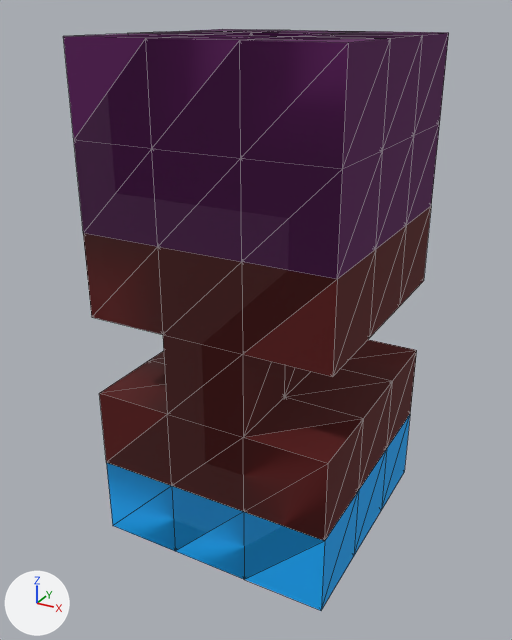
The FBX model wall_0.fbx: old version first, new version second.
Before and after are seen from a 50 mm camera at (0.0377, -0.0716, 0.0475) aimed at (-0.0008, -0.0017, 0.0125). The lights are fixed; the arrows at lower left show +X, +Y and +Z. Mesh edges are drawn as thin lines. Where no turn or scale is listed for an object, it has been applied to the vertices. Vertices at the same position are counted once.

Objects in the first picture: 'wall_0_cube:Mesh'.
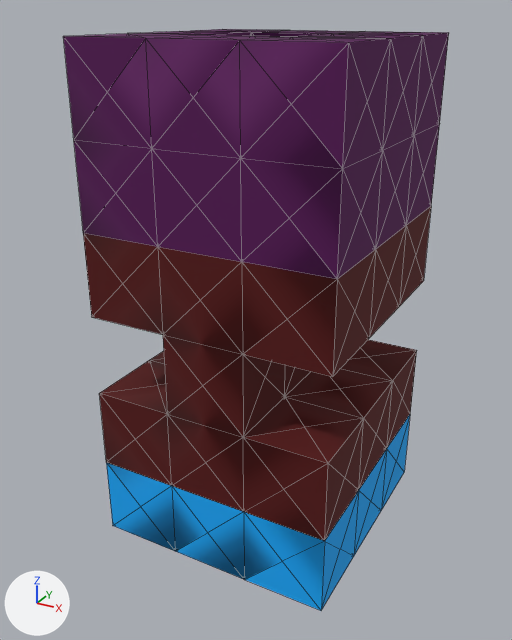
Pixel boxes (x1, y1, x2, y2) of what changed, in the pictures (512 x 640 px):
part 1 of me_mesh, added
    after: (63, 29, 449, 611)

What changed in the scene script:
```text
Change me_mesh:
    used by ob_wall_0_cube_mesh; location = (0.0, 0.0, 0.0)
    remove me_mesh.from_pydata(...)  # 112 vertices, 528 faces; spans x -0.015..0.015, y -0.015..0.015, z -0.015..0.045
    add me_mesh.from_pydata(...)  # 301 vertices, 756 faces; spans x -0.015..0.015, y -0.015..0.015, z -0.015..0.045
    me_mesh part 1: 189 vertices added at x -0.015..0.015, y -0.015..0.015, z -0.015..0.045
```
